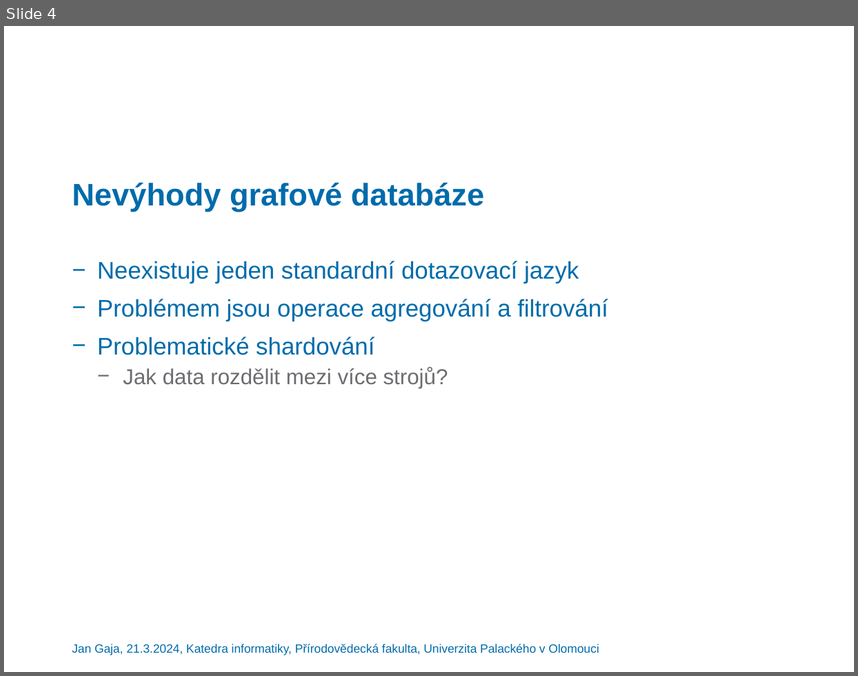
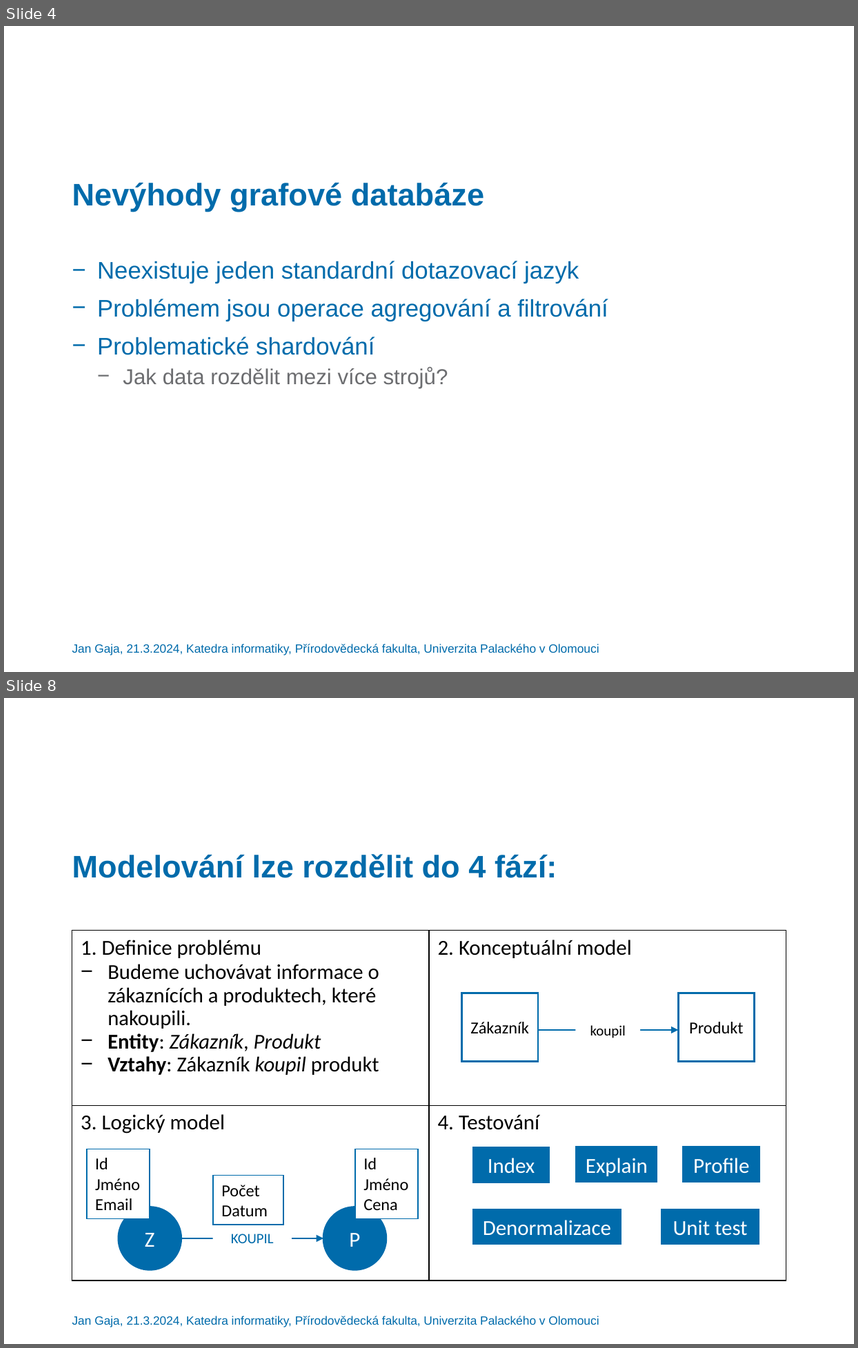
Before and after one commit to gajajan/graph_databases, a slide deck: Grafové databáze – přehled a srovnání.pptx. Shown one above the other, each under a label of ours: slide 4 before the commit, slides 4 and 8 after it; the slides between them are not shown. The pictures are 858x676 and 858x1348 pixels, drawn with LibreOffice and Linux fonts; fonts in the diff are those of the drawing; background and template pictures are left out. Boxes give left, top, right and bottom in pixels: in the first picture for what was removed or moved away, otherwise in the second. Text is boxed around its words. In the diff, an @@ line names an element or a change of style, - is before the commit and + after.

```diff
--- a/Grafové databáze – přehled a srovnání.pptx
+++ b/Grafové databáze – přehled a srovnání.pptx
@@ slide 8 added at box(4, 698, 854, 1344), background picture (left out) @@
@@ title added at box(72, 854, 557, 878), 26 pt, text #006BAB, bold @@
+Modelování lze rozdělit do 4 fází:
@@ table added at box(72, 931, 786, 1280), 2 rows, 2 columns @@
+1. Definice problému / Budeme uchovávat informace o zákaznících a produktech, které nakoupili. / Entity: Zákazník, Produkt / Vztahy: Zákazník koupil produkt | 2. Konceptuální model
+3. Logický model | 4. Testování
@@ rectangle added at box(462, 993, 538, 1062), fill #FFFFFF, outline #006BAB 1.5 pt, 14 pt, text #000000 @@
+Zákazník
@@ rectangle added at box(679, 993, 755, 1062), fill #FFFFFF, outline #006BAB 1.5 pt, 14 pt, text #000000 @@
+Produkt
@@ text added at box(590, 1025, 626, 1038), 12 pt, text #000000 @@
+koupil
@@ arrow added from (538, 1030) to (679, 1030), #006BAB 1 pt @@
@@ rectangle added at box(87, 1149, 150, 1219), fill #FFFFFF, outline #006BAB 1 pt, 14 pt, text #000000 @@
+Id
+Jméno
+Email
@@ rectangle added at box(356, 1149, 419, 1219), fill #FFFFFF, outline #006BAB 1 pt, 14 pt, text #000000 @@
+Id
+Jméno
+Cena
@@ rectangle added at box(473, 1148, 549, 1182), fill #006BAB, outline #006BAB 1.5 pt, 17.8 pt, text #FFFFFF @@
+Index
@@ rectangle added at box(577, 1147, 657, 1182), fill #006BAB, outline #006BAB 1.5 pt, 17.8 pt, text #FFFFFF @@
+Explain
@@ rectangle added at box(684, 1147, 760, 1182), fill #006BAB, outline #006BAB 1.5 pt, 17.8 pt, text #FFFFFF @@
+Profile
@@ rectangle added at box(213, 1175, 284, 1225), fill #FFFFFF, outline #006BAB 1 pt, 14 pt, text #000000 @@
+Počet
+Datum
@@ ellipse added at box(118, 1207, 181, 1270), fill #006BAB, outline #006BAB 1.5 pt, 18 pt, text #FFFFFF @@
+Z
@@ ellipse added at box(323, 1207, 387, 1270), fill #006BAB, outline #006BAB 1.5 pt, 17.8 pt, text #FFFFFF @@
+P
@@ rectangle added at box(473, 1209, 621, 1244), fill #006BAB, outline #006BAB 1.5 pt, 17.8 pt, text #FFFFFF @@
+Denormalizace
@@ rectangle added at box(662, 1209, 759, 1244), fill #006BAB, outline #006BAB 1.5 pt, 17.8 pt, text #FFFFFF @@
+Unit test
@@ text added at box(231, 1233, 274, 1243), 12 pt, text #006BAB @@
+KOUPIL
@@ arrow added from (181, 1239) to (323, 1239), #006BAB 1 pt @@
@@ text added at box(72, 1316, 599, 1327), 10 pt, text #006BAB @@
+Jan Gaja, 21.3.2024, Katedra informatiky, Přírodovědecká fakulta, Univerzita Palackého v Olomouci
```
Also in this commit, not shown: 5 slides changed, 3 other slides added, 15 other files.
